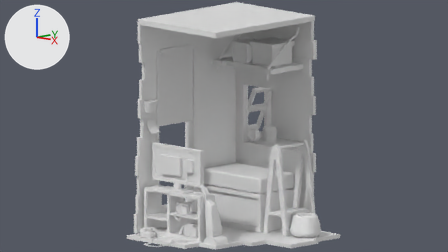
The Blender file cozy_room.blend: old version first, new version second.
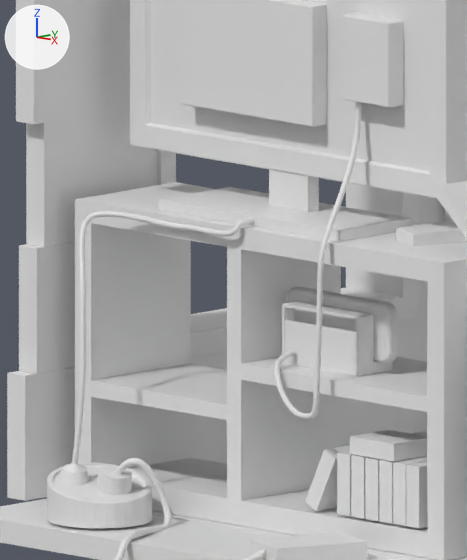
The first picture shows the older version from the file's camera 'Camera'. The close-ups show both versions on the part from 30% to 45% of the width and 62% to 96% of the height of that picture; other places that the commit changed are outside them. The lights are fixed; the arrows at upper left show +X, +Y and +Z.
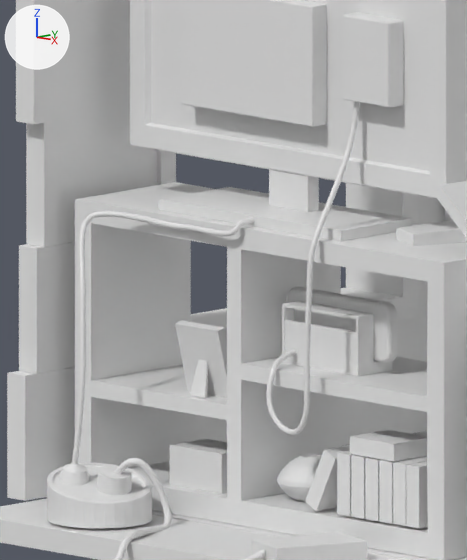
What changed in the scene script:
```text
Add me_cube_077_1:
    me_cube_077_1.from_pydata([(0.294, -0.174, -0.308), (0.163, 0.03, 0.672), (0.294, -0.084, -0.326), (0.163, 0.08, 0.662), (-0.294, -0.174, -0.308), (-0.163, 0.03, 0.672), (-0.294, -0.084, -0.326), (-0.163, 0.08, 0.662)], [], [(0, 1, 3, 2), (2, 3, 7, 6), (6, 7, 5, 4), (4, 5, 1, 0), (2, 6, 4, 0), (7, 3, 1, 5)])
Add me_cube_076:
    me_cube_076.from_pydata([(-0.83, 0.37, -0.94), (-0.83, -0.12, 1.0), (-0.83, 0.12, -1.0), (-0.83, -0.37, 0.94), (0.83, 0.37, -0.94), (0.83, -0.12, 1.0), (0.83, 0.12, -1.0), (0.83, -0.37, 0.94)], [], [(0, 1, 3, 2), (2, 3, 7, 6), (6, 7, 5, 4), (4, 5, 1, 0), (2, 6, 4, 0), (7, 3, 1, 5)])
Add me_cube_065:
    me_cube_065.from_pydata(...)  # a box spanning x -1.0..1.0, y -1.28..0.13, z -1.06..0.04
Add me_circle_002:
    me_circle_002.from_pydata(...)  # 416 vertices, 386 faces; spans x -0.88..1.09, y -0.99..0.99, z 0.01..1.18
Change cu_nurbscurve_003:
    remove _sp.points.foreach_set('co', [0.181, -0.0232, 1.617, 1.0, 0.0643, -0.01, 0.146, 1.0, 0.268, -0.184, -1.434, 1.0, 0.717, -2.153, -3.791, 1.0, 0.694, -2.058, -4.421, 1.0, 0.671, -2.237, -8.029, 1.0, 0.602, -2.175, -8.467, 1.0, -0.46, -2.13, -8.498, 1.0, -1.286, -1.96, -7.31, 1.0, -1.838, -0.982, -7.098, 1.0, -1.252, 1.685, -6.77, 1.0])
    _sp: cu_nurbscurve_003.splines.new('NURBS'); _sp.points.add(10) -> cu_nurbscurve_003.splines.new('NURBS'); _sp.points.add(11)
    add _sp.points.foreach_set('co', [0.181, -0.0232, 1.617, 1.0, 0.0643, -0.01, 0.146, 1.0, 0.0165, -0.184, -1.434, 1.0, 0.322, -2.153, -3.791, 1.0, 0.299, -2.058, -4.421, 1.0, 0.276, -2.237, -6.691, 1.0, 0.351, -2.175, -8.467, 1.0, -0.285, -2.111, -9.184, 1.0, -1.423, -2.085, -8.573, 1.0, -1.286, -1.96, -7.31, 1.0, -1.838, -0.982, -7.098, 1.0, -1.252, 1.685, -6.77, 1.0])
Add ob_cube_060:
    ob_cube_060 = bpy.data.objects.new('Cube.060', me_cube_077_1)
    ob_cube_060.location = (-3.49, -0.84, 3.95)
Add ob_cube_059:
    ob_cube_059 = bpy.data.objects.new('Cube.059', me_cube_076)
    ob_cube_059.location = (-3.49, -0.68, 4.61)
Add ob_cube_058:
    ob_cube_058 = bpy.data.objects.new('Cube.058', me_cube_065)
    ob_cube_058.location = (-3.68, 0.39, 2.1)
Add ob_circle:
    ob_circle = bpy.data.objects.new('Circle', me_circle_002)
    ob_circle.location = (-0.47, 0.31, 1.04)
```

Boxes [x1, y1, x2, y2] around the edits, measured in the close-ups (467 x 560 px):
'NurbsCurve', reshaped (7% wider)
    before: [274, 102, 361, 419]
    after: [267, 101, 360, 435]
'Cube.058', added
    after: [170, 439, 227, 494]
'Cube.059', added
    after: [175, 320, 227, 398]
'Circle', added
    after: [277, 454, 322, 502]
'Cube.060', added
    after: [190, 359, 208, 398]
